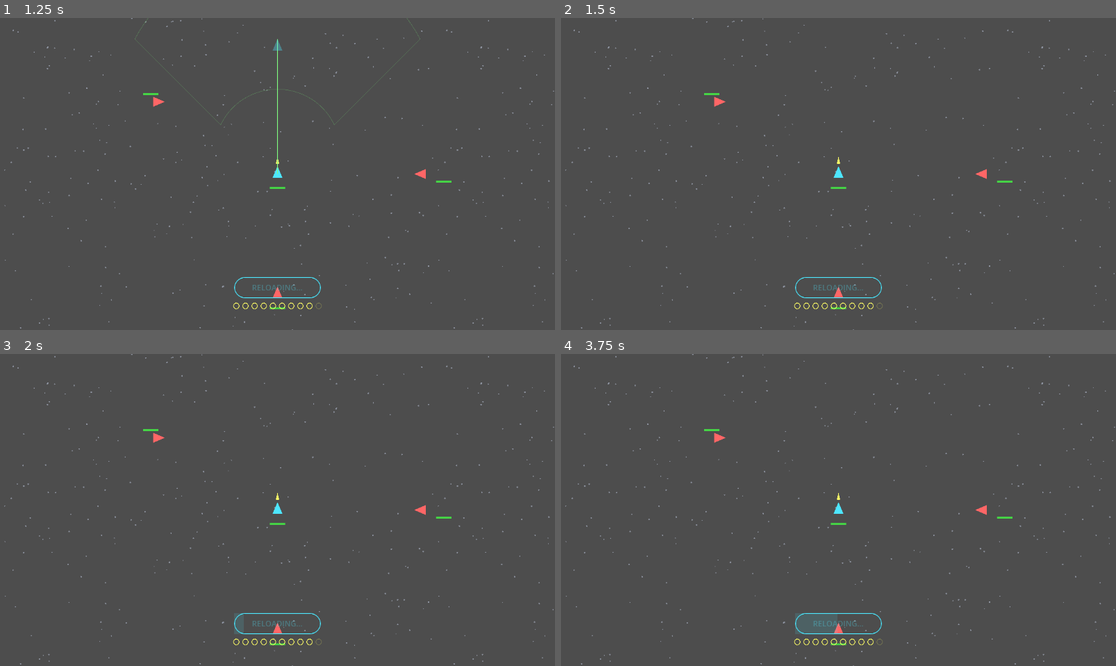
Above: before the commit, frames 1-4 (two rows, left to right).
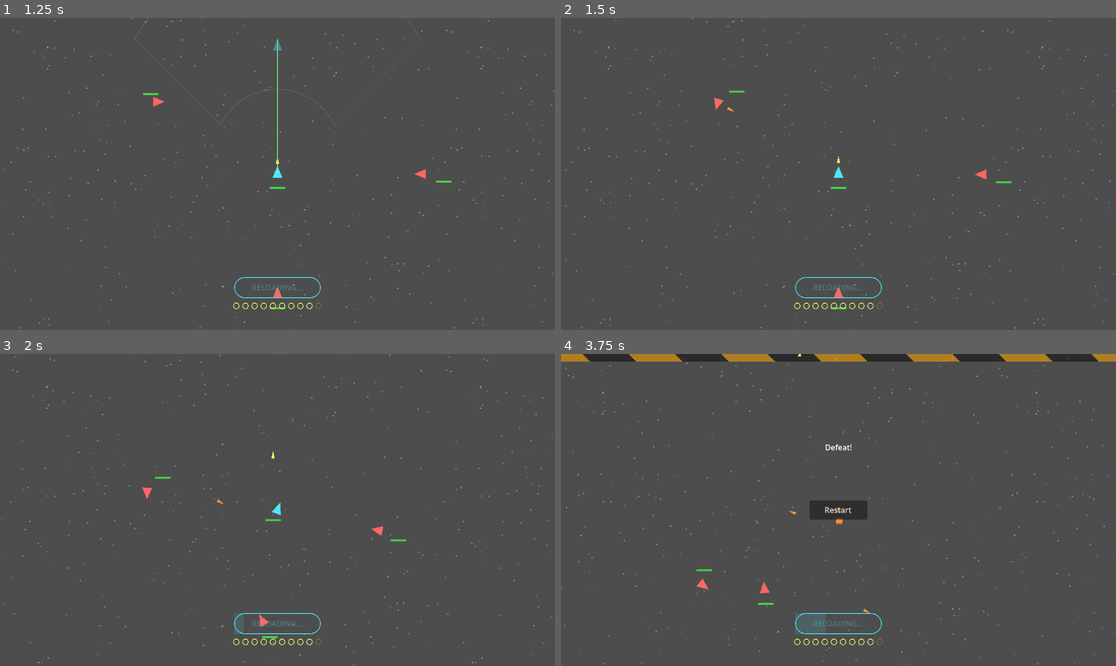
Above: after the commit, the same moments.

Repository: failuer/vibe-space
Game: Godot game, scene res://game_world.tscn
The game is run twice, just before and just after one commit, with the same random seed, the same clock (stepped at 60 frames per second) and the same inputs.
Inputs (mouse positions are in pixels of both pictures, inside the frame that each line leads up to):
- Up to frame 1 (1.25 s): click "FIRE" at 0.5 s
- Up to frame 2 (1.5 s): move the mouse to (960, 158) at 1.27 s; click (960, 158) at 1.42 s
- Up to frame 3 (2 s): no input
- Up to frame 4 (3.75 s): move the mouse to (727, 525) at 2.02 s; click (727, 525) at 2.17 s; move the mouse to (894, 441) at 2.77 s; click (894, 441) at 2.92 s; move the mouse to (810, 572) at 3.52 s; click (810, 572) at 3.67 s

Frame 1 is identical in both runs. In frame 2, 0.2% of the frame differs, in the area x 0-100%, y 0-98%; in frame 3, 1.0%; in frame 4, 4.0%, in the area x 0-100%, y 0-100%.
Error before the commit: Parse Error: Cannot infer the type of "desired" variable because the value doesn't have a set type. (res://orbiter_ai.gd:29)

Commit message:
fix: replace invalid as-int/float casts with int()/float() in orbiter_ai

Diff:
--- a/orbiter_ai.gd
+++ b/orbiter_ai.gd
@@ -10,23 +10,23 @@
 
 static func steer(enemy: Dictionary, game: Game, game_delta: float) -> Vector2:
 	# Decrement evade timer; flip orbit_dir back when it expires
-	if (enemy.ai_state.evade_timer as float) > 0.0:
-		enemy.ai_state.evade_timer = (enemy.ai_state.evade_timer as float) - game_delta
-		if (enemy.ai_state.evade_timer as float) <= 0.0:
+	if float(enemy.ai_state.evade_timer) > 0.0:
+		enemy.ai_state.evade_timer = float(enemy.ai_state.evade_timer) - game_delta
+		if float(enemy.ai_state.evade_timer) <= 0.0:
 			enemy.ai_state.evade_timer = 0.0
-			enemy.ai_state.orbit_dir   = -(enemy.ai_state.orbit_dir as int)  # flip back
+			enemy.ai_state.orbit_dir   = -int(enemy.ai_state.orbit_dir)  # flip back
 
 	var to_player := game.player_pos - (enemy.pos as Vector2)
 	var dist      := to_player.length()
 	if dist < 0.001:
 		return Vector2.ZERO  # on top of player — avoid zero-vector normalization
 
-	var radial  := to_player / dist                                                      # toward player
-	var tangent := Vector2(-radial.y, radial.x) * (enemy.ai_state.orbit_dir as int)     # perpendicular
+	var radial  := to_player / dist                                                  # toward player
+	var tangent: Vector2 = Vector2(-radial.y, radial.x) * int(enemy.ai_state.orbit_dir)  # perpendicular
 
 	# Blend: push toward orbit radius radially, circle tangentially
 	var correction := clamp((dist - ORBIT_RADIUS) / ORBIT_RADIUS, -1.0, 1.0)
-	var desired    := radial * correction * RADIAL_STRENGTH + tangent * (1.0 - RADIAL_STRENGTH)
+	var desired: Vector2 = radial * correction * RADIAL_STRENGTH + tangent * (1.0 - RADIAL_STRENGTH)
 	if desired.length() < 0.001:
 		return tangent * SPEED
 	return desired.normalized() * SPEED
@@ -36,8 +36,8 @@
 
 static func evade_missile(enemy: Dictionary, missile_pos: Vector2, missile_vel: Vector2, _game_delta: float) -> Vector2:
 	# Only trigger evasion if not already evading (prevents per-frame jitter)
-	if (enemy.ai_state.evade_timer as float) <= 0.0:
-		enemy.ai_state.orbit_dir   = -(enemy.ai_state.orbit_dir as int)  # flip direction
+	if float(enemy.ai_state.evade_timer) <= 0.0:
+		enemy.ai_state.orbit_dir   = -int(enemy.ai_state.orbit_dir)  # flip direction
 		enemy.ai_state.evade_timer = EVADE_DURATION
 
 	# Small immediate lateral nudge away from missile path
@@ -45,5 +45,5 @@
 	var perp         := Vector2(-missile_norm.y, missile_norm.x)
 	var side         := sign(perp.dot((enemy.pos as Vector2) - missile_pos))
 	if side == 0.0:
-		side = float(enemy.ai_state.orbit_dir as int)
+		side = float(int(enemy.ai_state.orbit_dir))
 	return perp * side * EVADE_NUDGE
